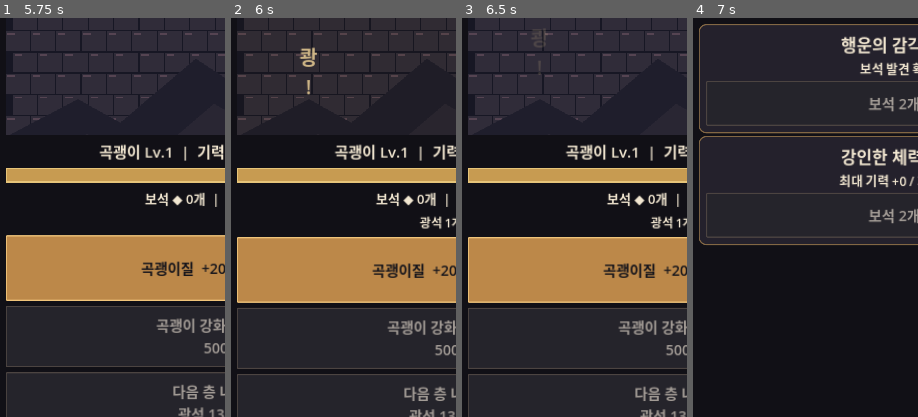
Above: before the commit, frames 1-4 (left to right).
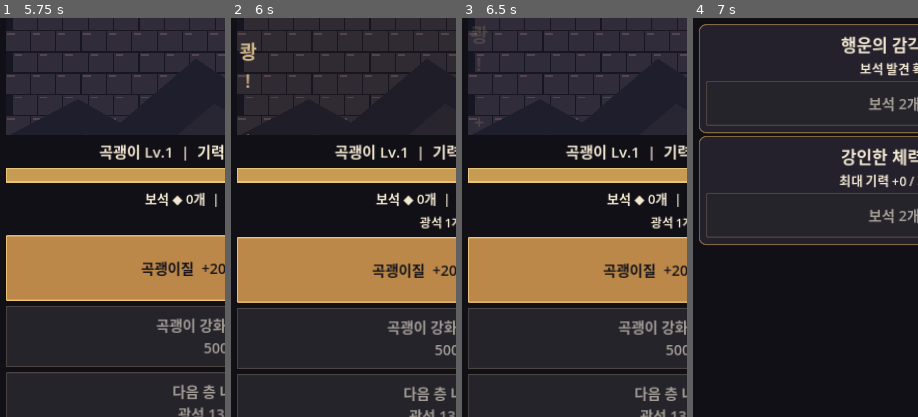
Above: after the commit, the same moments.

Repository: sungpil987/BottomLife-Reborn
Game: Godot game, scene res://scenes/Main.tscn
Two runs of this game, one before a commit and one after it. Both use one fixed random seed, a clock stepped at 60 frames per second and the inputs below.
Inputs (mouse positions are % of the whole screen's width and height, from its top left):
- Up to frame 1 (5.75 s): click (50, 42) at 0.5 s; click "거리" at 1.25 s; click "사업" at 2 s; click "x1" at 2.75 s; click "x10" at 3.5 s; click "최대" at 4.25 s; click "광산" at 5 s
- Up to frame 2 (6 s): click "곡괭이질 +20원 / 광석 1개" at 5.75 s
- Up to frame 3 (6.5 s): no input
- Up to frame 4 (7 s): click "성장" at 6.5 s
The pictures show only the part of the screen within x 0-50%, y 20-70%; the shares and areas given below are measured in that part.

Frame 1 is identical in both runs. In frame 2, 0.6% of the frame differs, in the area x 3-39%, y 6-30%; in frame 3, 0.2%; in frame 4, nothing differs.

Commit message:
v3.8 add special mining event burst particles, flashes and reward text animation

Diff:
--- a/scripts/main.gd
+++ b/scripts/main.gd
@@ -18,6 +18,7 @@
 var stamina_level: int = 0
 var last_mine_find: String = ""
 var mine_dig_counter: int = 0
+var mine_event_flash: bool = false
 var growth_buttons: Array[Button] = []
 var mine_energy: float = 10.0
 var mine_buttons: Array[Button] = []
@@ -607,6 +608,7 @@
 		return
 	mine_energy -= 1.0
 	mine_dig_counter += 1
+	mine_event_flash = false
 	var reward := float(20 * (pickaxe_level + drill_level) * mine_depth)
 	reward *= prestige_multiplier() * mine_zone_bonus() * soul_mining_multiplier()
 	money += reward
@@ -625,6 +627,7 @@
 		last_mine_find = "희귀 광물 발견!" if found_rare else "광석 %d개 획득" % maxi(1, int(ceil(float(pickaxe_level + drill_level) * soul_mining_multiplier())))
 	if mine_dig_counter % 15 == 0:
 		last_mine_find = trigger_mine_event()
+		mine_event_flash = true
 	save_game()
 	refresh()
 	play_mine_hit_effect()
@@ -634,22 +637,41 @@
 		return
 	if mine_flash_tween and mine_flash_tween.is_running():
 		mine_flash_tween.kill()
-	mine_art.modulate = Color("#fff0b3")
+	var is_event: bool = mine_event_flash
+	var found_gem: bool = last_mine_find.begins_with("희귀 보석")
+	var effect_color: Color = Color("#ffcd73") if is_event else (Color("#8ef4ff") if found_gem else Color("#ffe0a0"))
+	mine_art.modulate = effect_color if is_event else Color("#fff0b3")
 	mine_flash_tween = create_tween()
-	mine_flash_tween.tween_property(mine_art, "modulate", Color.WHITE, 0.28)
-	var found_gem := last_mine_find.begins_with("희귀 보석")
-	var flash := make_label("◆ 보석 발견!" if found_gem else "쾅!  +광석", 31)
+	mine_flash_tween.tween_property(mine_art, "modulate", Color.WHITE, 0.48 if is_event else 0.28)
+	var flash: Label = make_label("특별 채굴 이벤트!" if is_event else ("보석 발견!" if found_gem else "쾅! +광석"), 26 if is_event else 30)
 	flash.z_index = 2
-	flash.add_theme_color_override("font_color", Color("#8ef4ff") if found_gem else Color("#ffe0a0"))
+	flash.add_theme_color_override("font_color", effect_color)
 	flash.mouse_filter = Control.MOUSE_FILTER_IGNORE
-	flash.position = Vector2(115, 82)
+	flash.position = Vector2(18, 70)
 	mine_effect_layer.add_child(flash)
-	var motion := create_tween()
+	var motion: Tween = create_tween()
 	motion.set_parallel(true)
-	motion.tween_property(flash, "position:y", 15.0, 0.8).set_trans(Tween.TRANS_CUBIC).set_ease(Tween.EASE_OUT)
-	motion.tween_property(flash, "modulate:a", 0.0, 0.8)
+	motion.tween_property(flash, "position:y", 12.0, 1.25 if is_event else 0.8).set_trans(Tween.TRANS_CUBIC).set_ease(Tween.EASE_OUT)
+	motion.tween_property(flash, "modulate:a", 0.0, 1.25 if is_event else 0.8)
 	motion.set_parallel(false)
 	motion.tween_callback(flash.queue_free)
+	if is_event:
+		for i in range(12):
+			var spark: ColorRect = ColorRect.new()
+			spark.color = effect_color
+			spark.mouse_filter = Control.MOUSE_FILTER_IGNORE
+			spark.size = Vector2(5.0 + float(i % 3) * 3.0, 5.0 + float(i % 3) * 3.0)
+			spark.position = Vector2(115.0, 95.0)
+			mine_effect_layer.add_child(spark)
+			var angle: float = TAU * float(i) / 12.0
+			var target: Vector2 = spark.position + Vector2(cos(angle), sin(angle)) * (45.0 + float(i % 4) * 14.0)
+			var burst: Tween = create_tween()
+			burst.set_parallel(true)
+			burst.tween_property(spark, "position", target, 0.75).set_trans(Tween.TRANS_CUBIC).set_ease(Tween.EASE_OUT)
+			burst.tween_property(spark, "modulate:a", 0.0, 0.75)
+			burst.set_parallel(false)
+			burst.tween_callback(spark.queue_free)
+	mine_event_flash = false
 
 func mine_upgrade_pickaxe() -> void:
 	var cost := mine_upgrade_cost()
